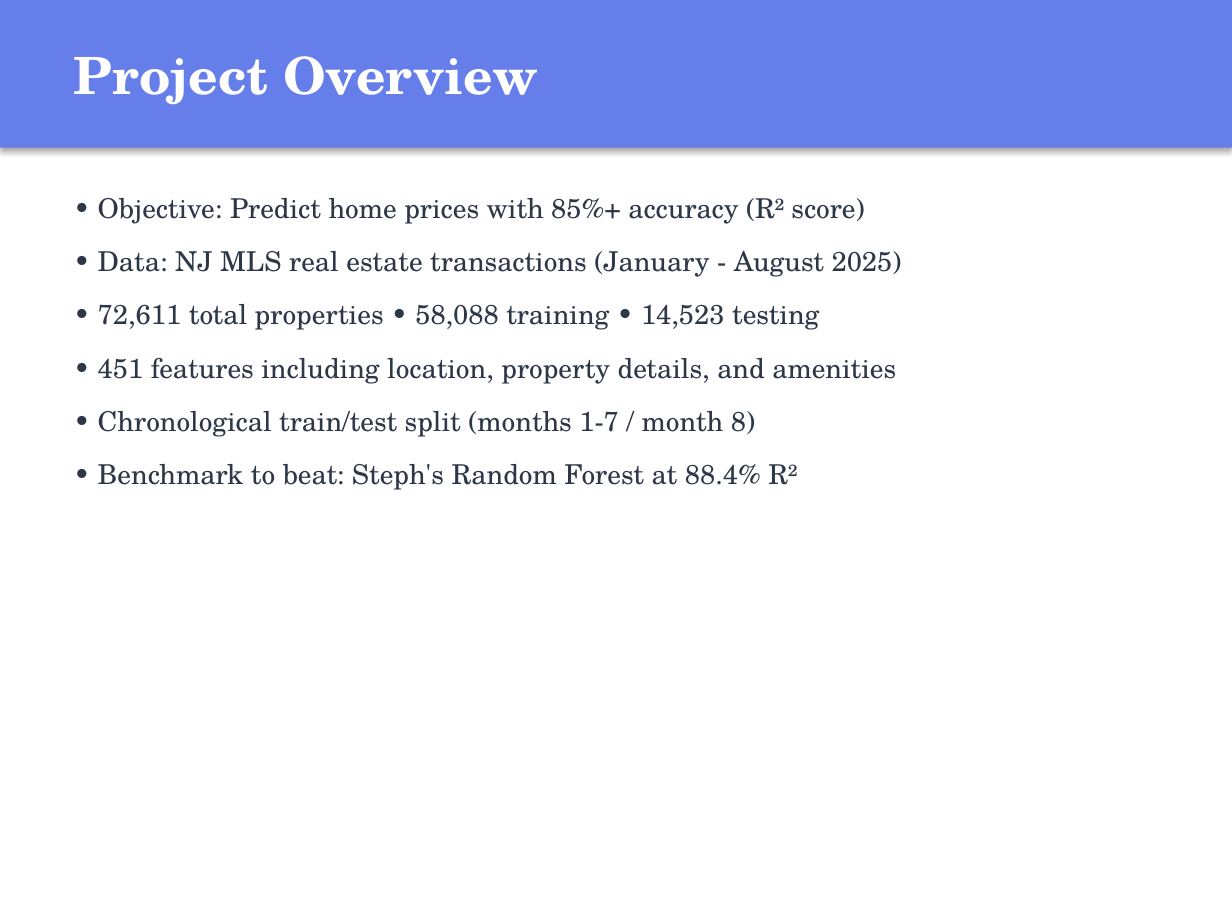
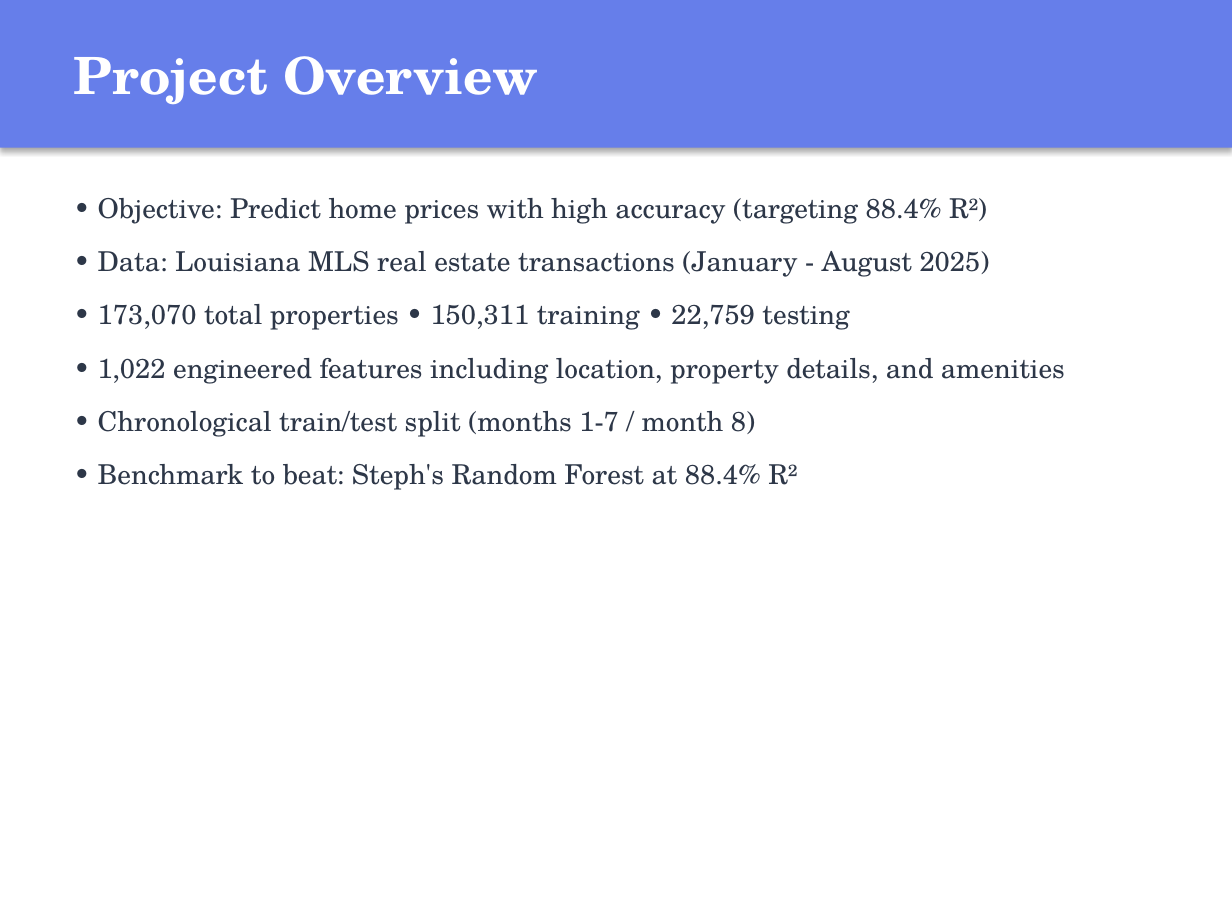
Before and after one commit to valle1306/home-price-prediction, a slide deck: slide 2 of Home_Price_Prediction_Presentation.pptx. Drawn at 1232x924 pixels with LibreOffice and Linux fonts; fonts in the diff are those of the drawing. Boxes give left, top, right and bottom in pixels: in the first picture for what was removed or moved away, otherwise in the second. Text is boxed around its words. In the diff, an @@ line names an element or a change of style, - is before the commit and + after.

Commit message:
Professional UI, advanced tuning scripts, 85.61% results, fixed predict page

```diff
--- a/Home_Price_Prediction_Presentation.pptx
+++ b/Home_Price_Prediction_Presentation.pptx
@@ text at bbox=[98, 198, 1065, 384]: text changed @@
-• Objective: Predict home prices with 85%+ accuracy (R² score)
-• Data: NJ MLS real estate transactions (January - August 2025)
-• 72,611 total properties • 58,088 training • 14,523 testing
-• 451 features including location, property details, and amenities
+• Objective: Predict home prices with high accuracy (targeting 88.4% R²)
+• Data: Louisiana MLS real estate transactions (January - August 2025)
+• 173,070 total properties • 150,311 training • 22,759 testing
+• 1,022 engineered features including location, property details, and amenities
```
Also in this commit, not shown: 9 other slides changed, 23 other files.
